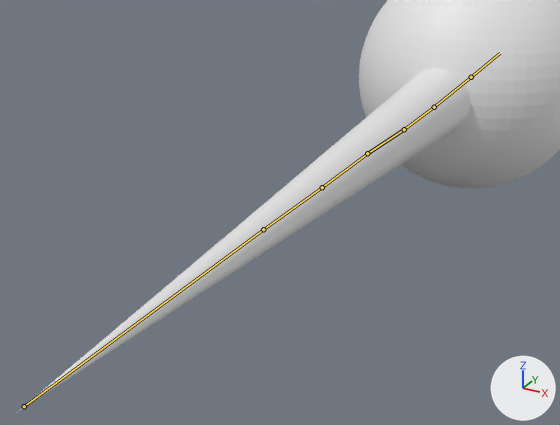
An edit to the Blender file public/models/beakWithBall.blend, drawn before and after from the same camera.
Both versions are drawn from a 50 mm lens placed at (0.0559, -0.0107, 0.0517), pointed at (-0.0095, 0.1082, -0.0078). Arrows for +X, +Y and +Z are at lower right; the lights stay in place. Both versions are drawn at frame 13 of the action 'BeakStabFailed'; the numbers are the values there. The bones that bend it are drawn over the model as lines.
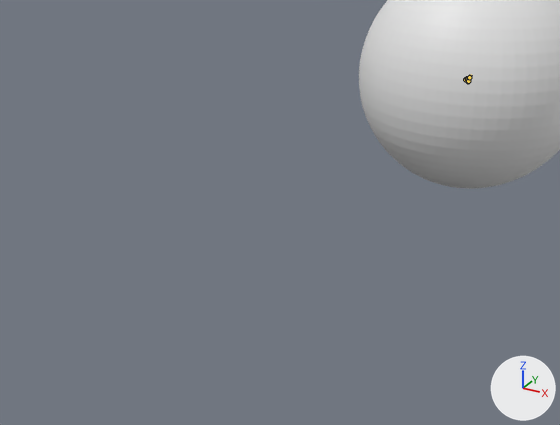
Pixel boxes [x1, y1, x2, y2] of what changed, in the pictures (560 x 425 px):
'Cylinder', posed (not visible afterwards): before [16, 68, 470, 413]
bone 'Bone001', root to tip: before (24, 406) to (263, 229); after (465, 79) to (467, 78)

The change in detail:
Bone 'Bone001' (bone_bone001) moves from (-0.0001, -0.0038, -0.035) to (-0.0001, -0.0038, -0.1954).
Bone 'Bone001' (bone_bone001) is rescaled from (1.0, 0.84, 1.0) to (1.0, 0.02, 1.0).
